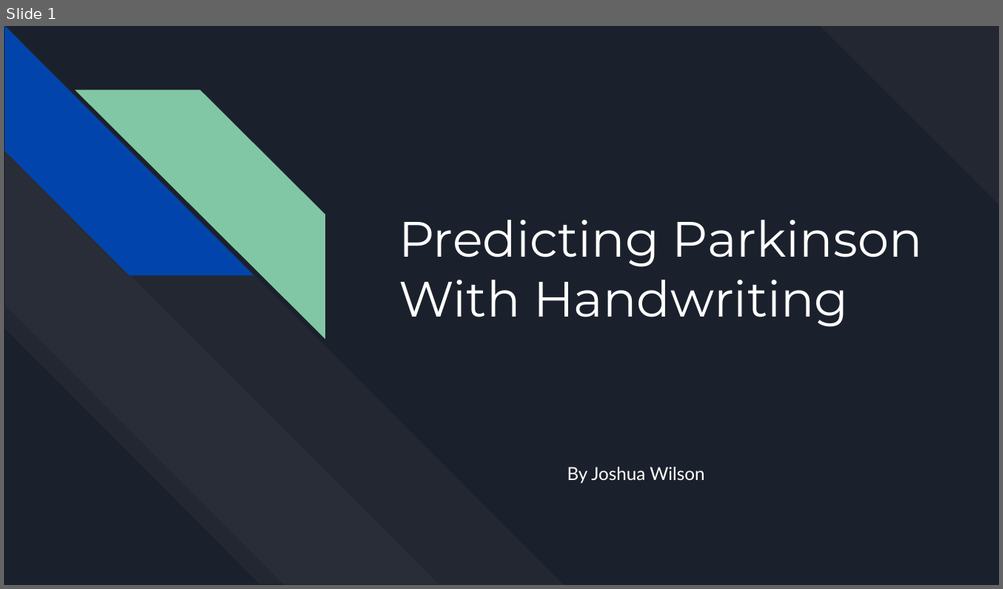
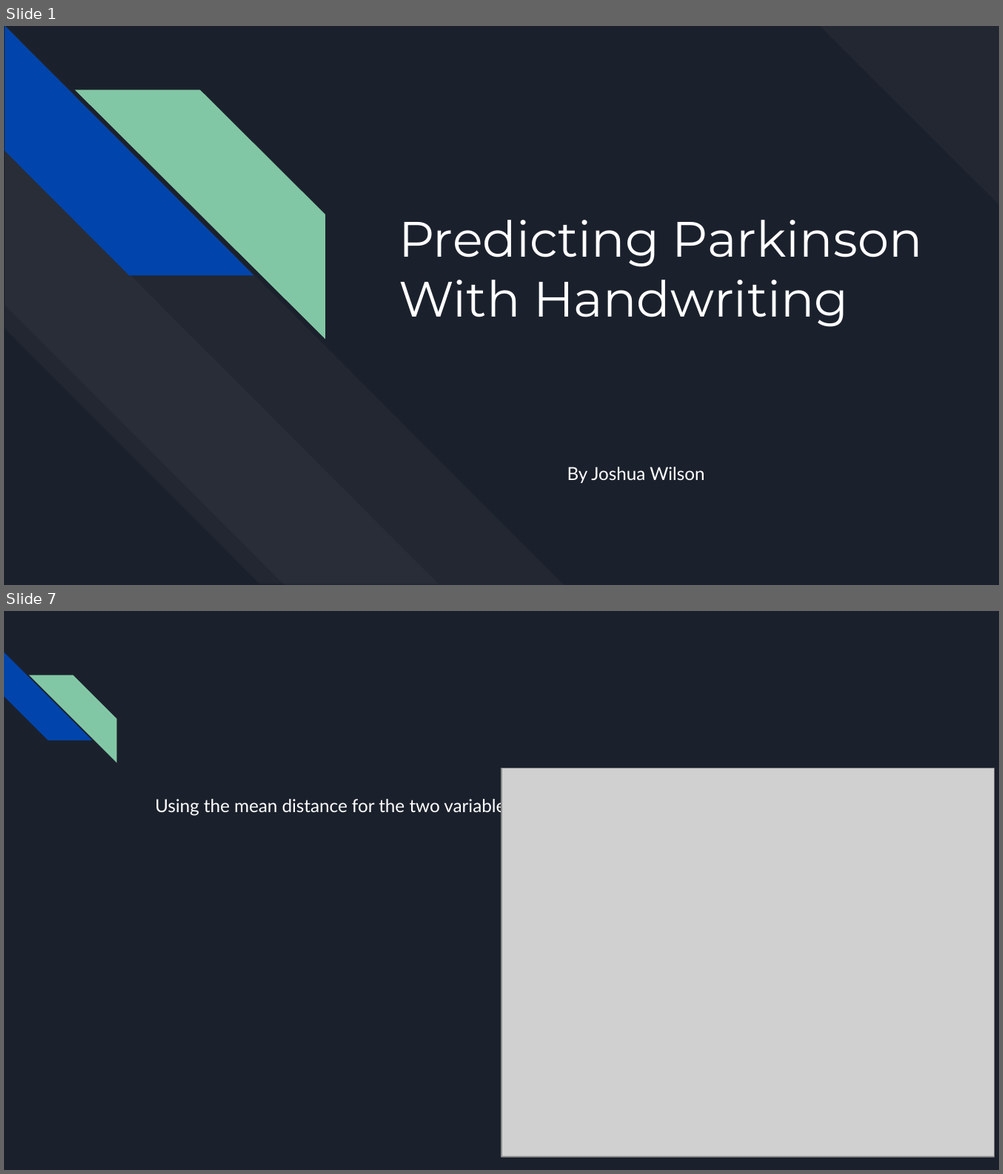
Before and after one commit to jwwils/Parkinsons_Data, a slide deck: Predicting Parkinson With Handwritting.pptx. Shown one above the other, each under a label of ours: slide 1 before the commit, slides 1 and 7 after it; the slides between them are not shown. The pictures are 1003x589 and 1003x1174 pixels, drawn with LibreOffice and Linux fonts; fonts in the diff are those of the drawing; grey boxes stand for pictures. Boxes give left, top, right and bottom in pixels: in the first picture for what was removed or moved away, otherwise in the second. Text is boxed around its words. In the diff, an @@ line names an element or a change of style, - is before the commit and + after.

```diff
--- a/Predicting Parkinson With Handwritting.pptx
+++ b/Predicting Parkinson With Handwritting.pptx
@@ slide 7 added at (4, 611, 999, 1170), background #1B212C @@
@@ diag stripe added at (4, 652, 91, 741), fill #0145AC @@
@@ diag stripe added at (29, 675, 116, 762), fill #82C7A5 @@
@@ picture added at (501, 768, 993, 1157) @@
@@ text added at (155, 796, 513, 816), 13 pt, text #FFFFFF @@
+Using the mean distance for the two variables
```
Also in this commit, not shown: 7 other slides added, 13 slides removed.
